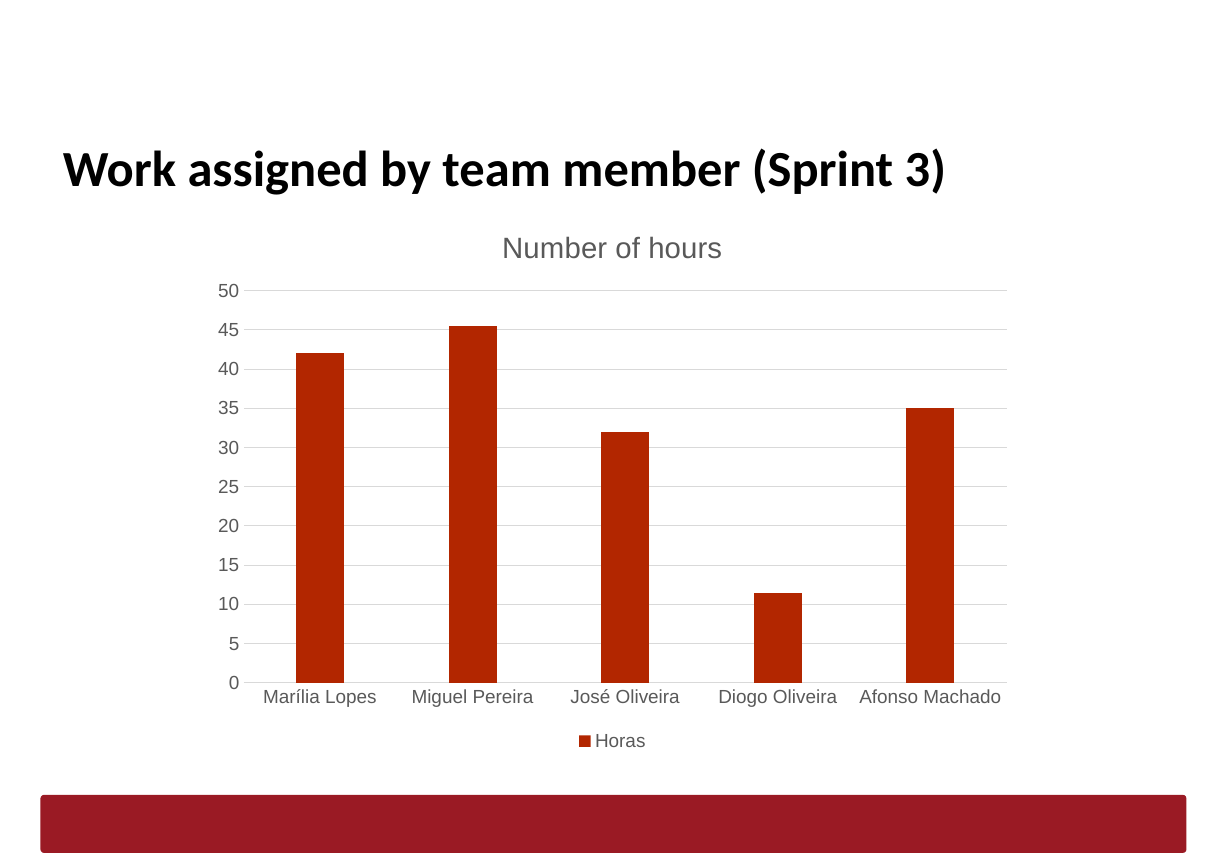
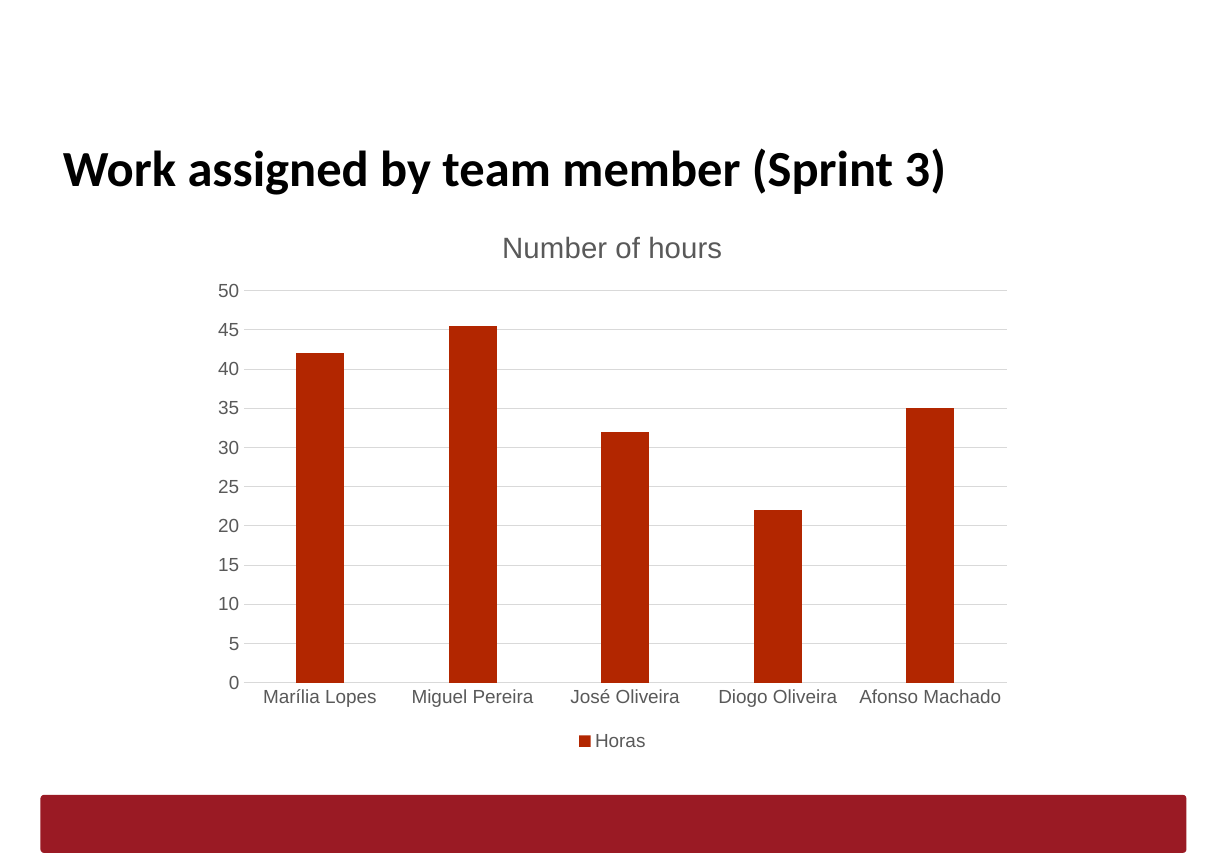
Before and after one commit to AfonsoMachado1892/Logistics-on-Rails, a slide deck: slide 6 of Scrum/sprint3/Report/LAPR3-Report-Sprint3_G092.pptx. Drawn at 1232x853 pixels with LibreOffice and Linux fonts; fonts in the diff are those of the drawing; background and template pictures are left out. Boxes give left, top, right and bottom in pixels: in the first picture for what was removed or moved away, otherwise in the second. Text is boxed around its words. In the diff, an @@ line names an element or a change of style, - is before the commit and + after.

```diff
--- a/Scrum/sprint3/Report/LAPR3-Report-Sprint3_G092.pptx
+++ b/Scrum/sprint3/Report/LAPR3-Report-Sprint3_G092.pptx
@@ column chart at (201, 208, 1023, 755) @@
@@ Horas, Diogo Oliveira: 12 to 22 @@
```
Also in this commit, not shown: 4 other slides changed, 1 other file.
